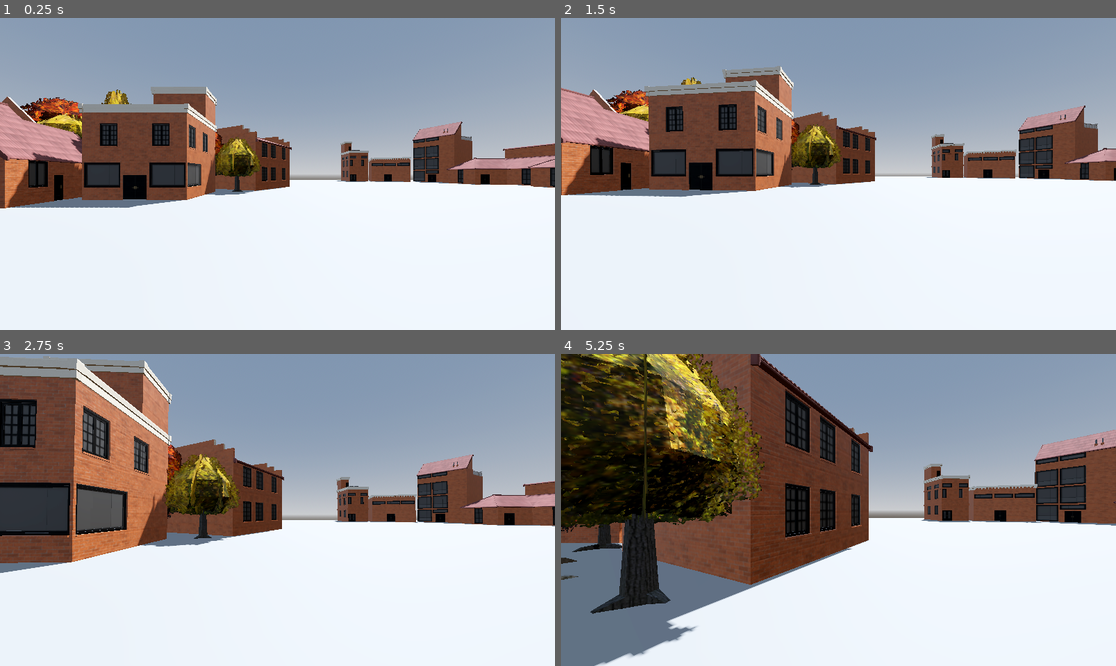
Above: before the commit, frames 1-4 (two rows, left to right).
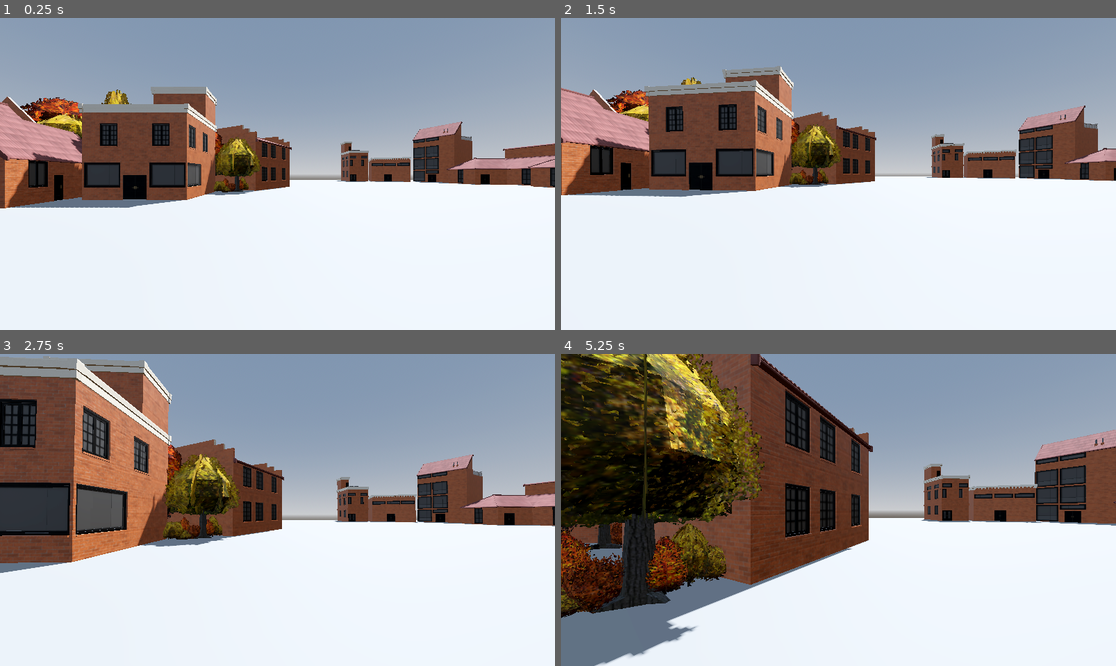
Above: after the commit, the same moments.

Repository: sirBruh/Yr12GameDesignAssesment
Game: Godot game, scene res://Scenes/level.tscn
The game is run twice, just before and just after one commit, with the same random seed, the same clock (stepped at 60 frames per second) and the same inputs.
Inputs (mouse positions are in pixels of both pictures, inside the frame that each line leads up to):
- Up to frame 1 (0.25 s): no input
- Up to frame 2 (1.5 s): move the mouse to (866, 174) at 0.52 s; hold Ctrl (Crouch) 0.53-1.28 s; hold W (Forward) from 0.53 s (still down); right-click (866, 174) at 0.77 s; move the mouse to (810, 174) at 1.27 s; tap Shift (Sprint) at 1.35 s
- Up to frame 3 (2.75 s): keep holding W (Forward); right-click (249, 510) at 1.52 s; move the mouse to (288, 503) at 2.02 s; hold Ctrl (Crouch) from 2.03 s (still down)
- Up to frame 4 (5.25 s): keep holding W (Forward); move the mouse to (832, 516) at 2.77 s; release Ctrl (Crouch) at 2.78 s; tap Shift (Sprint) at 2.85, 4.35 s; right-click (832, 516) at 3.02 s; move the mouse to (877, 513) at 3.52 s; hold Ctrl (Crouch) 3.53-4.28 s; right-click (877, 513) at 3.77 s; move the mouse to (794, 506) at 4.27 s; right-click (794, 506) at 4.52 s; move the mouse to (844, 510) at 5.02 s; hold Ctrl (Crouch) from 5.03 s (still down)

The runs differ from the first frame. In frame 1, 0.2% of the frame differs, in the area x 38-45%, y 51-56%; in frame 2, 0.2%; in frame 3, 0.5%; in frame 4, 4.2%, in the area x 0-30%, y 53-85%.

Commit message:
Adding bushes
The bushes also have a collision wall so that the player can't go past them, even if they tried.

Diff:
--- a/untitled-delivery-game/Scenes/level.tscn
+++ b/untitled-delivery-game/Scenes/level.tscn
@@ -21,6 +21,11 @@
 [ext_resource type="PackedScene" uid="uid://cnas2apq7fk72" path="res://Scenes/Assets/ModularBrickStructures/Scenes/Builds/build_r_grp.tscn" id="19_24uko"]
 [ext_resource type="PackedScene" uid="uid://burmmlbhmtngt" path="res://Scenes/Assets/Nature/Trees/tree_fall04.tscn" id="20_pnhnk"]
 [ext_resource type="PackedScene" uid="uid://dyf6tug31ipyh" path="res://Scenes/Assets/Nature/Trees/tree_fall05.tscn" id="21_24uko"]
+[ext_resource type="PackedScene" uid="uid://bbc6v5dlc4uwk" path="res://Scenes/Assets/Nature/Bushes/bush_01.tscn" id="22_u0did"]
+[ext_resource type="PackedScene" uid="uid://d0vp3el2a261n" path="res://Scenes/Assets/Nature/Bushes/bush_02.tscn" id="23_53r2q"]
+[ext_resource type="PackedScene" uid="uid://d2jbxoyfqir5v" path="res://Scenes/Assets/Nature/Bushes/bush_03.tscn" id="24_luodc"]
+[ext_resource type="PackedScene" uid="uid://dnv00k1mlqjf2" path="res://Scenes/Assets/Nature/Bushes/bush_04.tscn" id="25_1cgv8"]
+[ext_resource type="PackedScene" uid="uid://sni2k45703bl" path="res://Scenes/Assets/Nature/Bushes/bush_05.tscn" id="26_hcs0j"]
 
 [sub_resource type="ProceduralSkyMaterial" id="ProceduralSkyMaterial_tumq0"]
 sky_horizon_color = Color(0.662243, 0.671743, 0.686743, 1)
@@ -34,6 +39,9 @@
 sky = SubResource("Sky_k5f4k")
 tonemap_mode = 2
 glow_enabled = true
+
+[sub_resource type="BoxShape3D" id="BoxShape3D_t205d"]
+size = Vector3(4.3, 2, 1.3)
 
 [node name="Main" type="Node3D"]
 
@@ -196,3 +204,195 @@
 
 [node name="Tree27" parent="Environment/Nature/Trees/Fall" instance=ExtResource("19_0cmrb")]
 transform = Transform3D(1.5, 0, 0, 0, 1.5, 0, 0, 0, 1.5, -40.7, 0.2, -31.9)
+
+[node name="Bushes" type="Node3D" parent="Environment/Nature"]
+
+[node name="Fall" type="Node3D" parent="Environment/Nature/Bushes"]
+
+[node name="Bush01" parent="Environment/Nature/Bushes/Fall" instance=ExtResource("22_u0did")]
+transform = Transform3D(2, 0, 0, 0, 2, 0, 0, 0, 2, -38.5, -0.7, -32.6)
+
+[node name="Bush02" parent="Environment/Nature/Bushes/Fall" instance=ExtResource("23_53r2q")]
+transform = Transform3D(1, 0, 0, 0, 1, 0, 0, 0, 1, -39, 0.1, -33.2)
+
+[node name="Bush03" parent="Environment/Nature/Bushes/Fall" instance=ExtResource("24_luodc")]
+transform = Transform3D(1, 0, 0, 0, 1, 0, 0, 0, 1, -39.3, 0, -32.7)
+
+[node name="Bush04" parent="Environment/Nature/Bushes/Fall" instance=ExtResource("25_1cgv8")]
+transform = Transform3D(1.62, 0, 0, 0, 1.62, 0, 0, 0, 1.62, -40.2, 0, -32.2)
+
+[node name="Bush05" parent="Environment/Nature/Bushes/Fall" instance=ExtResource("22_u0did")]
+transform = Transform3D(2.4, 0, 0, 0, 1.68, 0, 0, 0, 2.4, -41.9, -0.3, -32)
+
+[node name="Bush06" parent="Environment/Nature/Bushes/Fall" instance=ExtResource("26_hcs0j")]
+transform = Transform3D(2.1, 0, 0, 0, 1.9404, 0, 0, 0, 2.1, -40.9, 0, -32.6)
+
+[node name="Bush07" parent="Environment/Nature/Bushes/Fall" instance=ExtResource("22_u0did")]
+transform = Transform3D(1.7, 0, 0, 0, 1.7, 0, 0, 0, 1.7, -39.9, 0, -32.7)
+
+[node name="Bush08" parent="Environment/Nature/Bushes/Fall" instance=ExtResource("23_53r2q")]
+transform = Transform3D(1, 0, 0, 0, 1, 0, 0, 0, 1, -41.6, 0, -32.4)
+
+[node name="Bush09" parent="Environment/Nature/Bushes/Fall" instance=ExtResource("26_hcs0j")]
+transform = Transform3D(2.1, 0, 0, 0, 2.31, 0, 0, 0, 2.1, -39.6, 0, -33.3)
+
+[node name="Bush10" parent="Environment/Nature/Bushes/Fall" instance=ExtResource("23_53r2q")]
+transform = Transform3D(1, 0, 0, 0, 1, 0, 0, 0, 1, -40.3, 0.1, -32.7)
+
+[node name="Bush11" parent="Environment/Nature/Bushes/Fall" instance=ExtResource("25_1cgv8")]
+transform = Transform3D(1, 0, 0, 0, 1, 0, 0, 0, 1, -42.1, 0, -33)
+
+[node name="Bush12" parent="Environment/Nature/Bushes/Fall" instance=ExtResource("26_hcs0j")]
+transform = Transform3D(4.8, 0, 0, 0, 2.88, 0, 0, 0, 4.8, -39.2, 0, -31.9)
+
+[node name="Bush13" parent="Environment/Nature/Bushes/Fall" instance=ExtResource("24_luodc")]
+transform = Transform3D(0.8, 0, 0, 0, 1.6, 0, 0, 0, 0.8, -38.3, 0.4, -31.9)
+
+[node name="Bush14" parent="Environment/Nature/Bushes/Fall" instance=ExtResource("24_luodc")]
+transform = Transform3D(1, 0, 0, 0, 1, 0, 0, 0, 1, -31, 0, -34.5)
+
+[node name="Bush15" parent="Environment/Nature/Bushes/Fall" instance=ExtResource("23_53r2q")]
+transform = Transform3D(1.8, 0, 0, 0, 1.8, 0, 0, 0, 1.8, -30.4, 0, -34.1)
+
+[node name="Bush16" parent="Environment/Nature/Bushes/Fall" instance=ExtResource("22_u0did")]
+transform = Transform3D(1.9, 0, 0, 0, 1.9, 0, 0, 0, 1.9, -27.9, -0.2, -34.2)
+
+[node name="Bush17" parent="Environment/Nature/Bushes/Fall" instance=ExtResource("26_hcs0j")]
+transform = Transform3D(1, 0, 0, 0, 1, 0, 0, 0, 1, -30.6, -0.1, -34.9)
+
+[node name="Bush18" parent="Environment/Nature/Bushes/Fall" instance=ExtResource("25_1cgv8")]
+transform = Transform3D(2.4, 0, 0, 0, 2.4, 0, 0, 0, 2.4, -28.4, 0, -33.4)
+
+[node name="Bush19" parent="Environment/Nature/Bushes/Fall" instance=ExtResource("22_u0did")]
+transform = Transform3D(2.2, 0, 0, 0, 2.2, 0, 0, 0, 2.2, -31.1, 0.1, -33.9)
+
+[node name="Bush20" parent="Environment/Nature/Bushes/Fall" instance=ExtResource("23_53r2q")]
+transform = Transform3D(1, 0, 0, 0, 1, 0, 0, 0, 1, -28.5, 0.1, -34)
+
+[node name="Bush21" parent="Environment/Nature/Bushes/Fall" instance=ExtResource("26_hcs0j")]
+transform = Transform3D(3.315, 0, 0, 0, 1.6575, 0, 0, 0, 3.315, -29.6, 0, -33.3)
+
+[node name="Bush22" parent="Environment/Nature/Bushes/Fall" instance=ExtResource("22_u0did")]
+transform = Transform3D(1.3, 0, 0, 0, 1.3, 0, 0, 0, 1.3, -29.1, -0.5, -33.7)
+
+[node name="Bush23" parent="Environment/Nature/Bushes/Fall" instance=ExtResource("24_luodc")]
+transform = Transform3D(1.3, 0, 0, 0, 1.3, 0, 0, 0, 1.3, -6.3, 0, -22.2)
+
+[node name="Bush24" parent="Environment/Nature/Bushes/Fall" instance=ExtResource("23_53r2q")]
+transform = Transform3D(1, 0, 0, 0, 1, 0, 0, 0, 1, -5.7, 0, -22.4)
+
+[node name="Bush25" parent="Environment/Nature/Bushes/Fall" instance=ExtResource("22_u0did")]
+transform = Transform3D(1.5, 0, 0, 0, 1.5, 0, 0, 0, 1.5, -5.1, -0.4, -22.7)
+
+[node name="Bush26" parent="Environment/Nature/Bushes/Fall" instance=ExtResource("26_hcs0j")]
+transform = Transform3D(2.34, 0, 0, 0, 1.404, 0, 0, 0, 2.34, -4.3, 0, -23.3)
+
+[node name="Bush27" parent="Environment/Nature/Bushes/Fall" instance=ExtResource("24_luodc")]
+transform = Transform3D(1, 0, 0, 0, 1, 0, 0, 0, 1, -3.9, 0, -24.5)
+
+[node name="Bush28" parent="Environment/Nature/Bushes/Fall" instance=ExtResource("25_1cgv8")]
+transform = Transform3D(1.7, 0, 0, 0, 1.7, 0, 0, 0, 1.7, -4.1, 0, -23.8)
+
+[node name="Bush29" parent="Environment/Nature/Bushes/Fall" instance=ExtResource("26_hcs0j")]
+transform = Transform3D(2, 0, 0, 0, 1.6, 0, 0, 0, 2, -5.8, 0, -22.7)
+
+[node name="Bush30" parent="Environment/Nature/Bushes/Fall" instance=ExtResource("23_53r2q")]
+transform = Transform3D(1.9, 0, 0, 0, 1.9, 0, 0, 0, 1.9, -16.7, 0, -20.1)
+
+[node name="Bush31" parent="Environment/Nature/Bushes/Fall" instance=ExtResource("22_u0did")]
+transform = Transform3D(2.2, 0, 0, 0, 2.2, 0, 0, 0, 2.2, -15.5, -0.2, -20.2)
+
+[node name="Bush32" parent="Environment/Nature/Bushes/Fall" instance=ExtResource("26_hcs0j")]
+transform = Transform3D(3.24, 0, 0, 0, 1.296, 0, 0, 0, 3.24, -15.3, 0.2, -19.7)
+
+[node name="Bush33" parent="Environment/Nature/Bushes/Fall" instance=ExtResource("25_1cgv8")]
+transform = Transform3D(1.8, 0, 0, 0, 2.052, 0, 0, 0, 1.8, -16.3, 0, -20.7)
+
+[node name="Bush34" parent="Environment/Nature/Bushes/Fall" instance=ExtResource("23_53r2q")]
+transform = Transform3D(1.9, 0, 0, 0, 1.9, 0, 0, 0, 1.9, -10.2, 0.1, -29.6)
+
+[node name="Bush35" parent="Environment/Nature/Bushes/Fall" instance=ExtResource("24_luodc")]
+transform = Transform3D(1, 0, 0, 0, 1, 0, 0, 0, 1, -11, 0, -30.2)
+
+[node name="Bush36" parent="Environment/Nature/Bushes/Fall" instance=ExtResource("26_hcs0j")]
+transform = Transform3D(2.85, 0, 0, 0, 1.71, 0, 0, 0, 2.85, -11.7, 0, -30.6)
+
+[node name="Bush37" parent="Environment/Nature/Bushes/Fall" instance=ExtResource("22_u0did")]
+transform = Transform3D(2.2, 0, 0, 0, 2.2, 0, 0, 0, 2.2, -12.6, -0.8, -30.7)
+
+[node name="Bush38" parent="Environment/Nature/Bushes/Fall" instance=ExtResource("23_53r2q")]
+transform = Transform3D(1, 0, 0, 0, 1, 0, 0, 0, 1, -12.1, 0.1, -30.9)
+
+[node name="Bush39" parent="Environment/Nature/Bushes/Fall" instance=ExtResource("26_hcs0j")]
+transform = Transform3D(1, 0, 0, 0, 1, 0, 0, 0, 1, -10.6, 0, -30.6)
+
+[node name="Bush40" parent="Environment/Nature/Bushes/Fall" instance=ExtResource("22_u0did")]
+transform = Transform3D(1.6, 0, 0, 0, 1.6, 0, 0, 0, 1.6, -18.4, -0.6, -31.5)
+
+[node name="Bush41" parent="Environment/Nature/Bushes/Fall" instance=ExtResource("23_53r2q")]
+transform = Transform3D(1.6, 0, 0, 0, 1.6, 0, 0, 0, 1.6, -19.1, 0.1, -31)
+
+[node name="Bush42" parent="Environment/Nature/Bushes/Fall" instance=ExtResource("26_hcs0j")]
+transform = Transform3D(2.3, 0, 0, 0, 1.38, 0, 0, 0, 2.3, -21.3, 0, -30.7)
+
+[node name="Bush43" parent="Environment/Nature/Bushes/Fall" instance=ExtResource("23_53r2q")]
+transform = Transform3D(1, 0, 0, 0, 1, 0, 0, 0, 1, -20.8, -0.1, -30.6)
+
+[node name="Bush44" parent="Environment/Nature/Bushes/Fall" instance=ExtResource("22_u0did")]
+transform = Transform3D(1.85, 0, 0, 0, 2.405, 0, 0, 0, 1.85, -20.1, -0.9, -30.9)
+
+[node name="Bush45" parent="Environment/Nature/Bushes/Fall" instance=ExtResource("26_hcs0j")]
+transform = Transform3D(1.8, 0, 0, 0, 1.08, 0, 0, 0, 1.8, -18.9, 0, -31.7)
+
+[node name="Bush46" parent="Environment/Nature/Bushes/Fall" instance=ExtResource("26_hcs0j")]
+transform = Transform3D(1.6, 0, 0, 0, 1.12, 0, 0, 0, 1.6, -20.5, -0.3, -31.3)
+
+[node name="Collisions" type="Node3D" parent="Environment/Nature/Bushes"]
+
+[node name="StaticBody3D" type="StaticBody3D" parent="Environment/Nature/Bushes/Collisions"]
+
+[node name="CollisionShape3D" type="CollisionShape3D" parent="Environment/Nature/Bushes/Collisions/StaticBody3D"]
+transform = Transform3D(0.984808, 0, -0.0173648, 0, 1, 0, 0.173648, 0, 0.0984807, -40.1698, 1.35, -31.6743)
+shape = SubResource("BoxShape3D_t205d")
+
+[node name="StaticBody3D2" type="StaticBody3D" parent="Environment/Nature/Bushes/Collisions"]
+transform = Transform3D(1, 0, 0, 0, 1, 0, 0, 0, 1, 20.2, 0, 0)
+
+[node name="CollisionShape3D" type="CollisionShape3D" parent="Environment/Nature/Bushes/Collisions/StaticBody3D2"]
+transform = Transform3D(0.984808, 0, -0.0173648, 0, 1, 0, 0.173648, 0, 0.0984807, -49.35, 1.45, -33.5)
+shape = SubResource("BoxShape3D_t205d")
+
+[node name="StaticBody3D3" type="StaticBody3D" parent="Environment/Nature/Bushes/Collisions"]
+transform = Transform3D(1, 0, 0, 0, 1, 0, 0, 0, 1, 20.2, 0, 0)
+
+[node name="CollisionShape3D" type="CollisionShape3D" parent="Environment/Nature/Bushes/Collisions/StaticBody3D3"]
+transform = Transform3D(0.984808, 0, 0.0173648, 0, 1, 0, -0.173648, 0, 0.0984807, -36.2266, 1.45, -20.1961)
+shape = SubResource("BoxShape3D_t205d")
+
+[node name="StaticBody3D4" type="StaticBody3D" parent="Environment/Nature/Bushes/Collisions"]
+transform = Transform3D(1, 0, 0, 0, 1, 0, 0, 0, 1, 20.2, 0, 0)
+
+[node name="CollisionShape3D" type="CollisionShape3D" parent="Environment/Nature/Bushes/Collisions/StaticBody3D4"]
+transform = Transform3D(0.866025, 0, 0.05, 0, 1, 0, -0.5, 0, 0.0866025, -26.3063, 0.999999, -22.1713)
+shape = SubResource("BoxShape3D_t205d")
+
+[node name="StaticBody3D5" type="StaticBody3D" parent="Environment/Nature/Bushes/Collisions"]
+transform = Transform3D(1, 0, 0, 0, 1, 0, 0, 0, 1, 20.2, 0, 0)
+
+[node name="CollisionShape3D" type="CollisionShape3D" parent="Environment/Nature/Bushes/Collisions/StaticBody3D5"]
+transform = Transform3D(0.34202, 0, 0.0939692, 0, 1, 0, -0.939692, 0, 0.034202, -24.2063, 0.999999, -24.5713)
+shape = SubResource("BoxShape3D_t205d")
+
+[node name="StaticBody3D6" type="StaticBody3D" parent="Environment/Nature/Bushes/Collisions"]
+transform = Transform3D(1, 0, 0, 0, 1, 0, 0, 0, 1, 20.2, 0, 0)
+
+[node name="CollisionShape3D" type="CollisionShape3D" parent="Environment/Nature/Bushes/Collisions/StaticBody3D6"]
+transform = Transform3D(-0.939692, 0, 0.034202, 0, 1, 0, -0.34202, 0, -0.0939692, -31.5822, 0.999999, -30.5081)
+shape = SubResource("BoxShape3D_t205d")
+
+[node name="StaticBody3D7" type="StaticBody3D" parent="Environment/Nature/Bushes/Collisions"]
+transform = Transform3D(1, 0, 0, 0, 1, 0, 0, 0, 1, 20.2, 0, 0)
+
+[node name="CollisionShape3D" type="CollisionShape3D" parent="Environment/Nature/Bushes/Collisions/StaticBody3D7"]
+transform = Transform3D(-0.984807, 0, -0.0173648, 0, 1, 0, 0.173648, 0, -0.0984807, -40.0822, 0.999999, -31.0081)
+shape = SubResource("BoxShape3D_t205d")
--- a/untitled-delivery-game/Scenes/player.tscn
+++ b/untitled-delivery-game/Scenes/player.tscn
@@ -23,7 +23,7 @@
 [node name="cam_pivot" type="Node3D" parent="."]
 
 [node name="Camera3D" type="Camera3D" parent="cam_pivot"]
-transform = Transform3D(1, 0, 0, 0, 1, 0, 0, 0, 1, 0, 0.7, 0)
+transform = Transform3D(1, 0, 0, 0, 1, 0, 0, 0, 0.8, 0, 0.7, 0)
 
 [node name="raycast" type="Node3D" parent="."]
 
Not shown: 1 places in untitled-delivery-game/Scenes/level.tscn that only renumber resources
